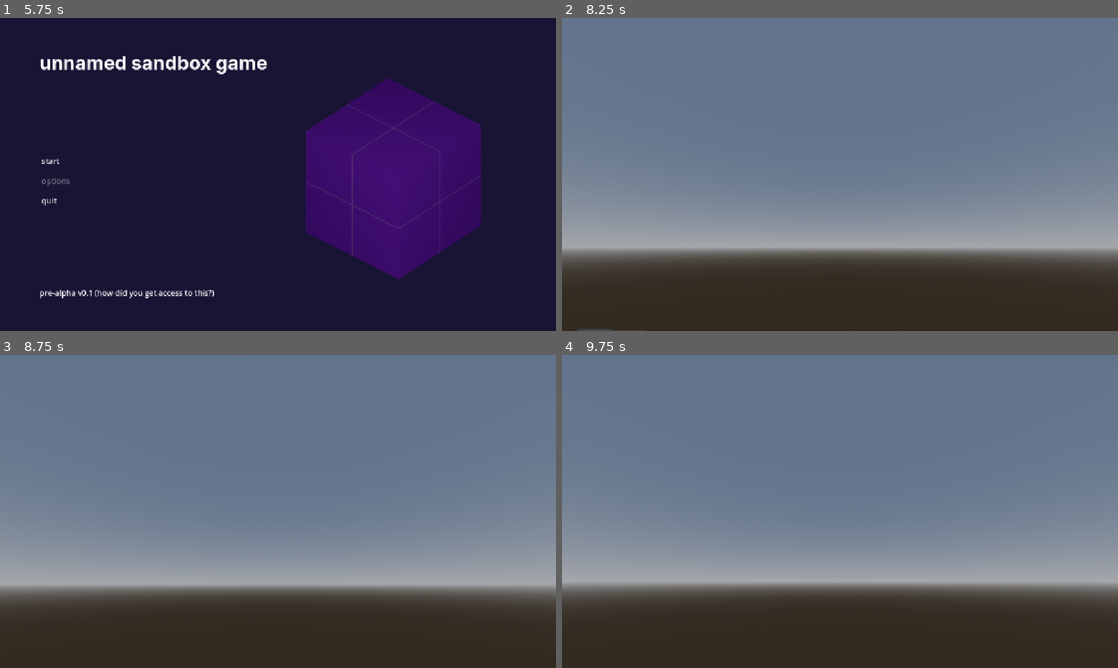
Above: before the commit, frames 1-4 (two rows, left to right).
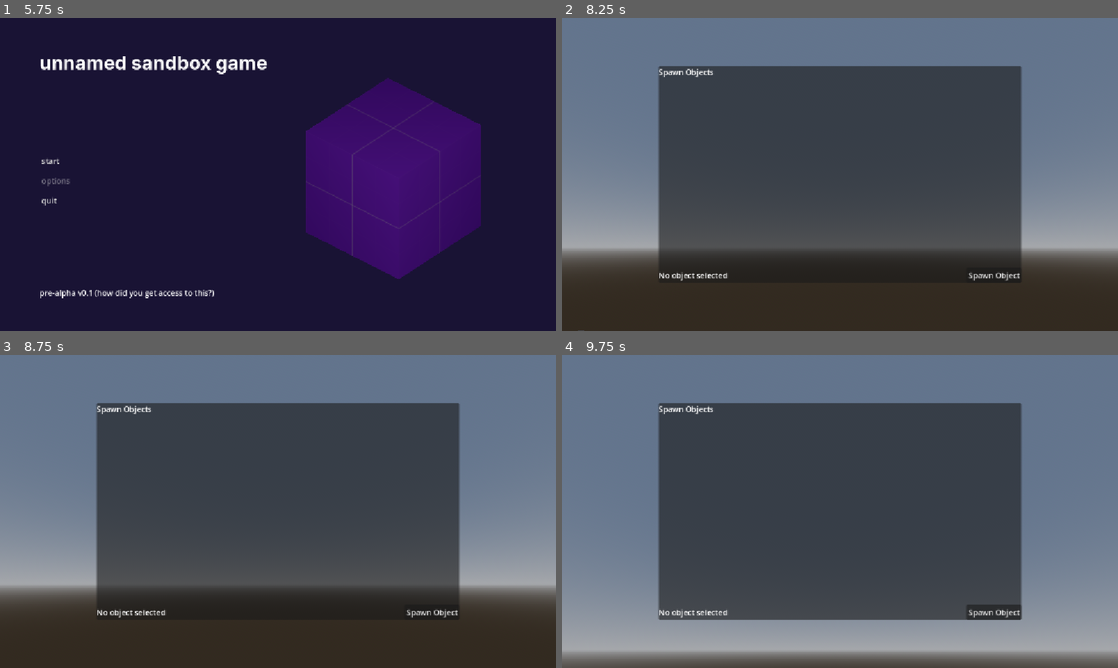
Above: after the commit, the same moments.

Repository: annaxiomm/usg
Game: Godot game, scene res://special/splash.tscn
The game is run twice, just before and just after one commit, with the same random seed, the same clock (stepped at 60 frames per second) and the same inputs.
Inputs (mouse positions are in pixels of both pictures, inside the frame that each line leads up to):
- Up to frame 1 (5.75 s): tap Enter at 0.5, 3.5 s; move the mouse to (400, 158) at 0.52 s; hold D (right) 0.53-1.28 s; tap G (spawn_object) at 0.6, 1.55, 2.3, 2.85, 3.8, 4.35, 5.3 s; tap Space (jump) at 0.77, 1.52, 2.75, 3.02, 3.77, 4.52 s; move the mouse to (166, 190) at 1.27 s; hold S (backward) 1.28-2.03 s; tap Ctrl (crouch) at 1.35, 5.1 s; move the mouse to (333, 105) at 2.02 s; hold D (right) 2.03-2.78 s; tap V (fly) at 2.1 s; move the mouse to (250, 237) at 2.77 s; hold W (forward) 2.78-3.53 s; move the mouse to (444, 221) at 3.52 s; hold Shift (sprint) 3.53-4.28 s; hold A (left) 3.53-5.03 s; tap Escape (pause) at 4.15 s; move the mouse to (111, 127) at 4.27 s; move the mouse to (305, 174) at 5.02 s; hold S (backward) from 5.03 s (still down)
- Up to frame 2 (8.25 s): release S (backward) at 5.75 s; click "start" at 5.75 s; tap Space (jump) at 6.5, 6.77 s; move the mouse to (817, 168) at 6.52 s; hold D (right) 6.53-7.25 s; tap V (fly) at 6.6 s; tap G (spawn_object) at 6.8, 8.1 s; click "Spawn Object" at 7.25 s; tap Enter at 8 s; move the mouse to (867, 174) at 8.02 s; hold W (forward) from 8.03 s (still down)
- Up to frame 3 (8.75 s): keep holding W (forward); tap Space (jump) at 8.27 s
- Up to frame 4 (9.75 s): tap Space (jump) at 8.75, 9.02 s; move the mouse to (812, 511) at 8.77 s; tap Shift (sprint) at 8.85 s; tap G (spawn_object) at 9.05, 9.6 s; move the mouse to (895, 442) at 9.52 s; release W (forward) at 9.53 s; hold S (backward) from 9.53 s (still down)

Frame 1 is identical in both runs. In frame 2, 42% of the frame differs, in the area x 2-83%, y 15-100%; in frame 3, 42%; in frame 4, 67%, in the area x 0-100%, y 15-100%.

Commit message:
Refactor script organisation, fix player movement
Also fixed gamestate logic - game no longer pauses when you press escape while in the spawn menu

Diff:
--- a/global/gamestatemanager.gd
+++ b/global/gamestatemanager.gd
@@ -1,21 +1,40 @@
 extends Node
 
-var paused = false
+enum GameState { PLAYING, SPAWN_MENU, PAUSED }
 
-# Called every frame. 'delta' is the elapsed time since the previous frame.
-func _process(delta: float) -> void:
-	if Input.is_action_just_pressed("pause"):
-		if paused:
-			pause()
-		else:
-			unpause()
+var state: GameState = GameState.PLAYING
 
-func pause():
-	paused = false
-	Input.mouse_mode = Input.MOUSE_MODE_CAPTURED
-	get_tree().paused = false
+signal state_changed(new_state: GameState)
 
-func unpause():
-	paused = true
-	Input.mouse_mode = Input.MOUSE_MODE_VISIBLE
-	get_tree().paused = true
+func set_state(new_state: GameState) -> void:
+	if state == new_state:
+		return
+
+	state = new_state
+	emit_signal("state_changed", state)
+
+	match state:
+		GameState.PLAYING:
+			get_tree().paused = false
+			Input.mouse_mode = Input.MOUSE_MODE_CAPTURED
+
+		GameState.SPAWN_MENU:
+			get_tree().paused = false
+			Input.mouse_mode = Input.MOUSE_MODE_VISIBLE
+
+		GameState.PAUSED:
+			get_tree().paused = true
+			Input.mouse_mode = Input.MOUSE_MODE_VISIBLE
+
+
+func _unhandled_input(event):
+
+	if event.is_action_pressed("pause"):
+		match state:
+			GameState.SPAWN_MENU:
+				# If the menu is open, don't pause — the menu will handle closing itself.
+				return
+			GameState.PLAYING:
+				set_state(GameState.PAUSED)
+			GameState.PAUSED:
+				set_state(GameState.PLAYING)
--- a/main.tscn
+++ b/main.tscn
@@ -36,9 +36,6 @@
 [node name="MeshInstance3D" type="MeshInstance3D" parent="floor"]
 mesh = SubResource("BoxMesh_1bvp3")
 
-[node name="Player" parent="." instance=ExtResource("2_0xm2m")]
-transform = Transform3D(1, 0, 0, 0, 1, 0, 0, 0, 1, 0, 0.939082, 0)
-
 [node name="env" type="Node3D" parent="."]
 
 [node name="DirectionalLight3D" type="DirectionalLight3D" parent="env"]
@@ -47,6 +44,8 @@
 [node name="WorldEnvironment" type="WorldEnvironment" parent="env"]
 environment = SubResource("Environment_7mycd")
 
+[node name="Player" parent="." instance=ExtResource("2_0xm2m")]
+
 [node name="GameStateManager" type="Node3D" parent="."]
 process_mode = 3
 script = ExtResource("3_h2yge")
--- a/player/player.tscn
+++ b/player/player.tscn
@@ -1,24 +1,25 @@
 [gd_scene load_steps=5 format=3 uid="uid://5ku2q4tf23ih"]
 
-[ext_resource type="Script" uid="uid://drj6k78rfua3w" path="res://player/movement.gd" id="1_oul6g"]
-[ext_resource type="Script" uid="uid://dxundqkpdatyc" path="res://player/object_spawner.gd" id="2_rkbax"]
-[ext_resource type="Script" uid="uid://cvnfrei1wov6c" path="res://player/object_spawn_menu.gd" id="3_g1dw6"]
+[ext_resource type="Script" uid="uid://drj6k78rfua3w" path="res://player/scripts/movement.gd" id="1_oul6g"]
+[ext_resource type="Script" uid="uid://dxundqkpdatyc" path="res://player/scripts/object_spawner.gd" id="2_rkbax"]
+[ext_resource type="Script" uid="uid://cvnfrei1wov6c" path="res://player/scripts/object_spawn_menu.gd" id="3_g1dw6"]
 
 [sub_resource type="CapsuleShape3D" id="CapsuleShape3D_kqu6x"]
 
 [node name="Player" type="CharacterBody3D"]
+platform_floor_layers = 4294967294
 script = ExtResource("1_oul6g")
 
 [node name="CollisionShape3D" type="CollisionShape3D" parent="."]
 shape = SubResource("CapsuleShape3D_kqu6x")
 
 [node name="head" type="Node3D" parent="."]
+transform = Transform3D(1, 0, 0, 0, 1, 0, 0, 0, 1, 0, 0.5, 0)
 
 [node name="Camera3D" type="Camera3D" parent="head"]
-transform = Transform3D(1, 0, 0, 0, 1, 0, 0, 0, 1, 0, 0.5, 0)
 
 [node name="PlaceRayCast" type="RayCast3D" parent="head"]
-transform = Transform3D(10, 0, 0, 0, -4.371139e-07, -10, 0, 10, -4.371139e-07, 0, 0.5, 0)
+transform = Transform3D(10, 0, 0, 0, -4.371139e-07, -10, 0, 10, -4.371139e-07, 0, 0, 0)
 
 [node name="ObjectSpawner" type="Node3D" parent="."]
 script = ExtResource("2_rkbax")
--- a/player/movement.gd
+++ b/player/scripts/movement.gd
@@ -35,6 +35,11 @@
 	# Add the gravity.
 	if not is_on_floor() and not fly:
 		velocity += get_gravity() * gravity_modifier * delta
+
+	if is_on_floor():
+		var floor = floor
+		if floor is RigidBody3D:
+			velocity += floor.linear_velocity
 
 	if move:
 		# Handle jump.
--- a/player/object_spawn_menu.gd
+++ b/player/scripts/object_spawn_menu.gd
@@ -2,6 +2,7 @@
 
 @onready var object_spawner = $"../../../ObjectSpawner"
 @onready var object_list = $VBoxContainer/ScrollContainer/HFlowContainer
+@onready var game_state_manager = $"../../../../GameStateManager"
 
 signal object_menu_opened
 signal object_menu_closed
@@ -9,31 +10,35 @@
 var objects = []
 var currently_open = false
 
-# Called when the node enters the scene tree for the first time.
 func _ready() -> void:
 	hide()
+	game_state_manager.connect("state_changed", _on_state_changed)
+
 
 func _process(_delta: float) -> void:
 	if Input.is_action_just_pressed("spawn_object"):
 		if currently_open:
 			close()
-			currently_open = false
 		else:
 			open()
-			currently_open = true
+	elif Input.is_action_just_pressed("pause") and currently_open:
+		# pressing Esc closes the spawn menu first, doesn't pause the game
+		close()
+
 
 func open() -> void:
 	reload_objects()
+	currently_open = true
+	show()
 	emit_signal("object_menu_opened")
-	Input.mouse_mode = Input.MOUSE_MODE_VISIBLE
-	mouse_filter = Control.MOUSE_FILTER_STOP
-	show()
+	game_state_manager.set_state(game_state_manager.GameState.SPAWN_MENU)
+
 
 func close() -> void:
+	currently_open = false
+	hide()
 	emit_signal("object_menu_closed")
-	Input.mouse_mode = Input.MOUSE_MODE_CAPTURED
-	mouse_filter = Control.MOUSE_FILTER_IGNORE
-	hide()
+	game_state_manager.set_state(game_state_manager.GameState.PLAYING)
 
 
 func reload_objects() -> void:
@@ -46,7 +51,6 @@
 		label.text = i
 		if i == object_spawner.loaded_object_name:
 			label.flat = true
-
 		label.connect("pressed", Callable(self, "object_selected").bind(i))
 		object_list.add_child(label)
 
@@ -58,3 +62,10 @@
 func _on_spawn_object_pressed() -> void:
 	object_spawner.spawn_new_object(object_spawner.loaded_object)
 	close()
+
+
+func _on_state_changed(new_state):
+	# Optional: automatically hide if game gets paused externally
+	if new_state != game_state_manager.GameState.SPAWN_MENU and visible:
+		hide()
+		currently_open = false
Renamed: player/movement.gd.uid -> player/scripts/movement.gd.uid
Renamed: player/object_spawn_menu.gd.uid -> player/scripts/object_spawn_menu.gd.uid
Renamed: player/object_spawner.gd -> player/scripts/object_spawner.gd
Renamed: player/object_spawner.gd.uid -> player/scripts/object_spawner.gd.uid
